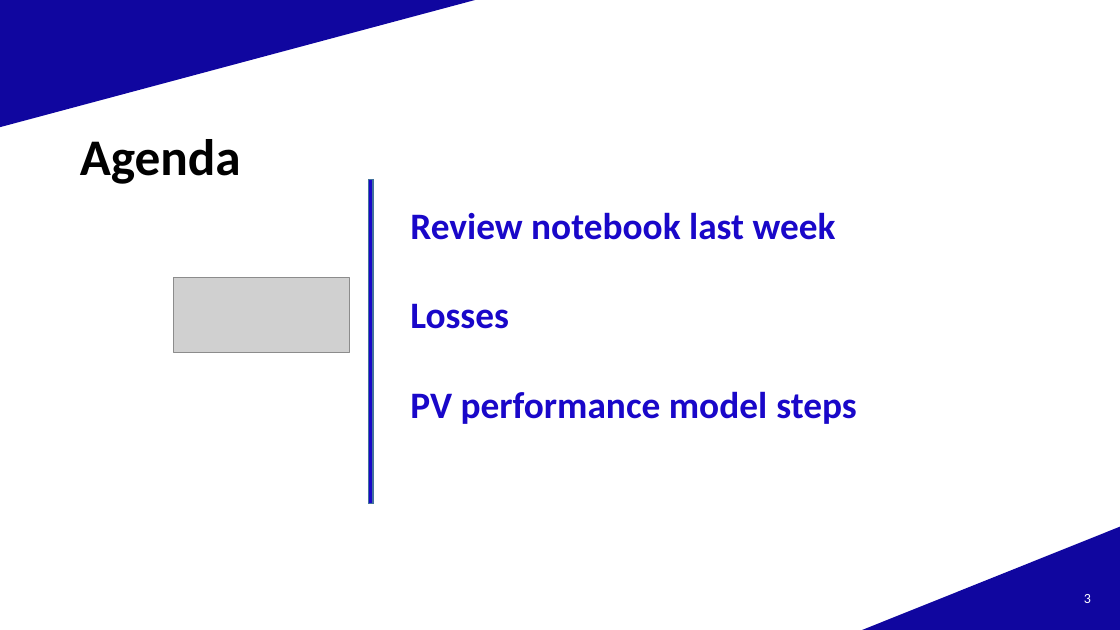
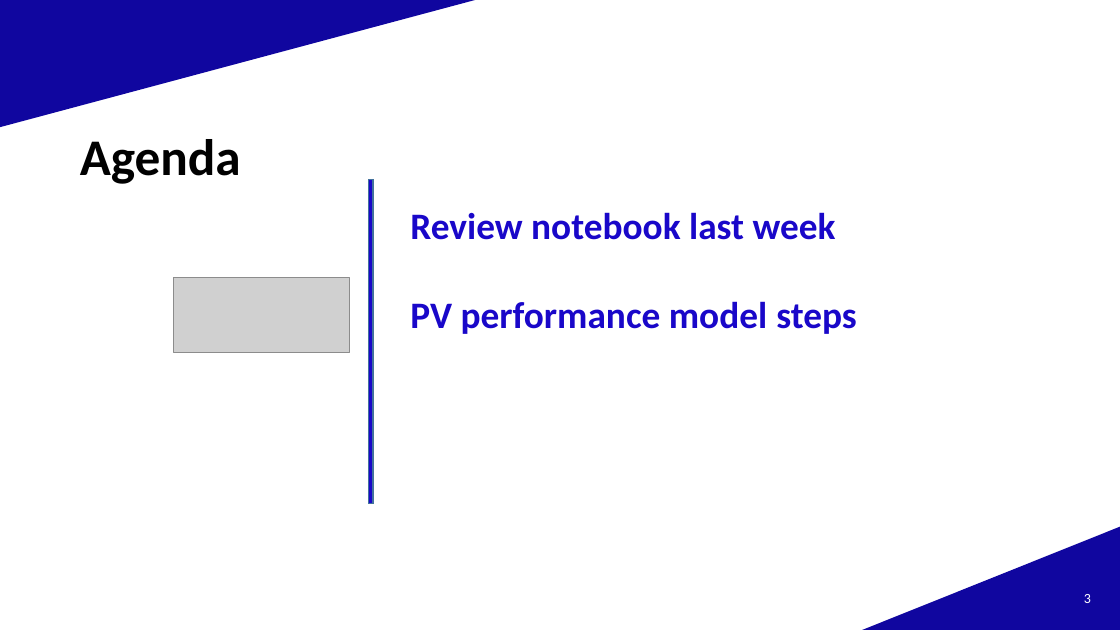
Before and after one commit to AlexandreHugoMathieu/pvfault_detection_solar_academy, a slide deck: slide 3 of slides/2024/slides_20241202.pptx. Drawn at 1120x630 pixels with LibreOffice and Linux fonts; fonts in the diff are those of the drawing; grey boxes stand for pictures; background and template pictures are left out. Boxes give left, top, right and bottom in pixels: in the first picture for what was removed or moved away, otherwise in the second. Text is boxed around its words. In the diff, an @@ line names an element or a change of style, - is before the commit and + after.

```diff
--- a/slides/2024/slides_20241202.pptx
+++ b/slides/2024/slides_20241202.pptx
@@ text at (x1=410, y1=303, x2=509, y2=329): paragraph removed @@
-Losses
```
Also in this commit, not shown: 3 other slides changed, 2 slides added, 4 other files.
